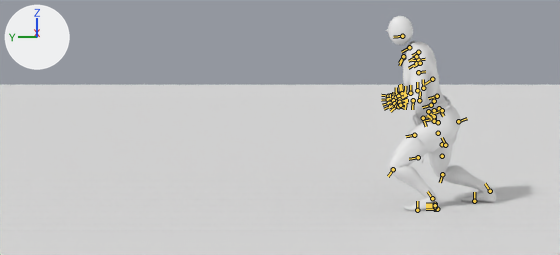
Renders of the Blender file anim-src/_preview_RollBack.blend from each side of a commit.
Rendered twice from the file's camera 'CamWide'. Lighting does not change. The marker at upper left points along +X, +Y and +Z. The picture after the commit comes second. Both versions are drawn at frame 22 of the action 'StepDodgeRollBack'; the numbers are the values there. The bones that change, and the others that lie on the model, are drawn over the model as lines.

In view in the first picture: 'Floor', 'HIMBO - Body HP', 'HIMBO - Boxers', 'HIMBO - Feet', 'HIMBO - Hands', 'PreviewHead' and 15 more.
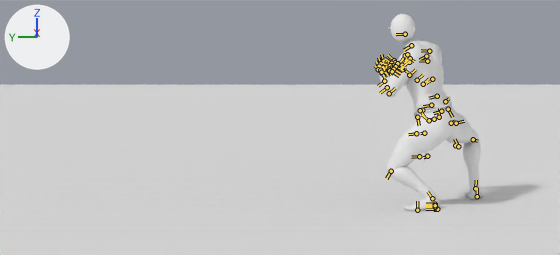
The change in detail:
Bone 'NPC COM [COM ]' (bone_npc_com__com) turns from (-10, 0, 0) to (-10, 0, -25) degrees about its own x, y and z.
Bone 'NPC L Thigh [LThg]' (bone_npc_l_thigh__lthg) turns from (-53, -2, -12) to (-46, -2, -12) degrees about its own x, y and z.
Bone 'NPC L Foot [Lft ]' (bone_npc_l_foot__lft) turns from (-44, -14, 9) to (-44, -12, -16) degrees about its own x, y and z.
Bone 'NPC R Thigh [RThg]' (bone_npc_r_thigh__rthg) turns from (-6, -7, 12) to (-54, -2, 92) degrees about its own x, y and z.
Bone 'NPC R Calf [RClf]' (bone_npc_r_calf__rclf) turns from (59, 0, 0) to (71, 0, 0) degrees about its own x, y and z.
Bone 'NPC R Foot [Rft ]' (bone_npc_r_foot__rft) turns from (-62, 24, -11) to (-16, 34, -21) degrees about its own x, y and z.
Bone 'NPC R Toe0 [RToe]' (bone_npc_r_toe0__rtoe) turns from (0, 0, 0) to (0, 80, 0) degrees about its own x, y and z.
Bone 'NPC L UpperArm [LUar]' (bone_npc_l_upperarm__luar) turns from (-24, 8, 35) to (-49, 14, 12) degrees about its own x, y and z.
Bone 'NPC L Forearm [LLar]' (bone_npc_l_forearm__llar) turns from (-70, 0, 0) to (-91, 0, 0) degrees about its own x, y and z.
Bone 'NPC R UpperArm [RUar]' (bone_npc_r_upperarm__ruar) turns from (-19, -7, -39) to (-43, -13, -17) degrees about its own x, y and z.
Bone 'NPC R Forearm [RLar]' (bone_npc_r_forearm__rlar) turns from (-72, 0, 0) to (-97, 0, 0) degrees about its own x, y and z.
Bone 'NPC Neck [Neck]' (bone_npc_neck__neck) turns from (8, 0, 0) to (7, -7, 11) degrees about its own x, y and z.
Bone 'NPC Head [Head]' (bone_npc_head__head) turns from (16, 0, 0) to (15, -6, 11) degrees about its own x, y and z.

Boxes [x1, y1, x2, y2] around the edits, measured in the pictures (560 x 255 px):
'HIMBO - Body HP', posed (6% wider): before [389, 41, 484, 195]; after [380, 40, 481, 195]
'HIMBO - Boxers', posed (20% wider): before [408, 95, 461, 163]; after [402, 97, 466, 162]
'HIMBO - Feet', posed (14% narrower, 13% taller): before [403, 182, 496, 211]; after [403, 178, 483, 211]
'PreviewHead', posed: before [388, 16, 413, 45]; after [391, 14, 416, 43]
'HIMBO - Hands', posed: before [387, 88, 409, 108]; after [377, 59, 398, 80]
bone 'NPC COM [COM ]', root to tip: before (434, 119) to (425, 120); after (434, 119) to (426, 119)
bone 'NPC L Thigh [LThg]', root to tip: before (434, 121) to (427, 115); after (429, 120) to (422, 115)
bone 'NPC R Thigh [RThg]', root to tip: before (434, 116) to (425, 117); after (439, 117) to (439, 108)
bone 'NPC R Calf [RClf]', root to tip: before (442, 174) to (440, 182); after (473, 139) to (477, 141)
bone 'NPC R Foot [Rft ]', root to tip: before (490, 191) to (485, 183); after (475, 188) to (476, 180)
bone 'NPC R Toe0 [RToe]', root to tip: before (474, 201) to (474, 192); after (477, 196) to (477, 187)
bone 'NPC L UpperArm [LUar]', root to tip: before (418, 60) to (411, 60); after (410, 58) to (405, 55)
bone 'NPC L Forearm [LLar]', root to tip: before (419, 100) to (420, 91); after (389, 93) to (395, 88)
bone 'NPC R UpperArm [RUar]', root to tip: before (418, 52) to (412, 55); after (429, 51) to (421, 50)
bone 'NPC R Forearm [RLar]', root to tip: before (423, 88) to (423, 79); after (423, 84) to (429, 78)
bone 'NPC Neck [Neck]', root to tip: before (409, 47) to (401, 52); after (411, 45) to (404, 50)
bone 'NPC Head [Head]', root to tip: before (402, 36) to (393, 37); after (405, 34) to (396, 34)
